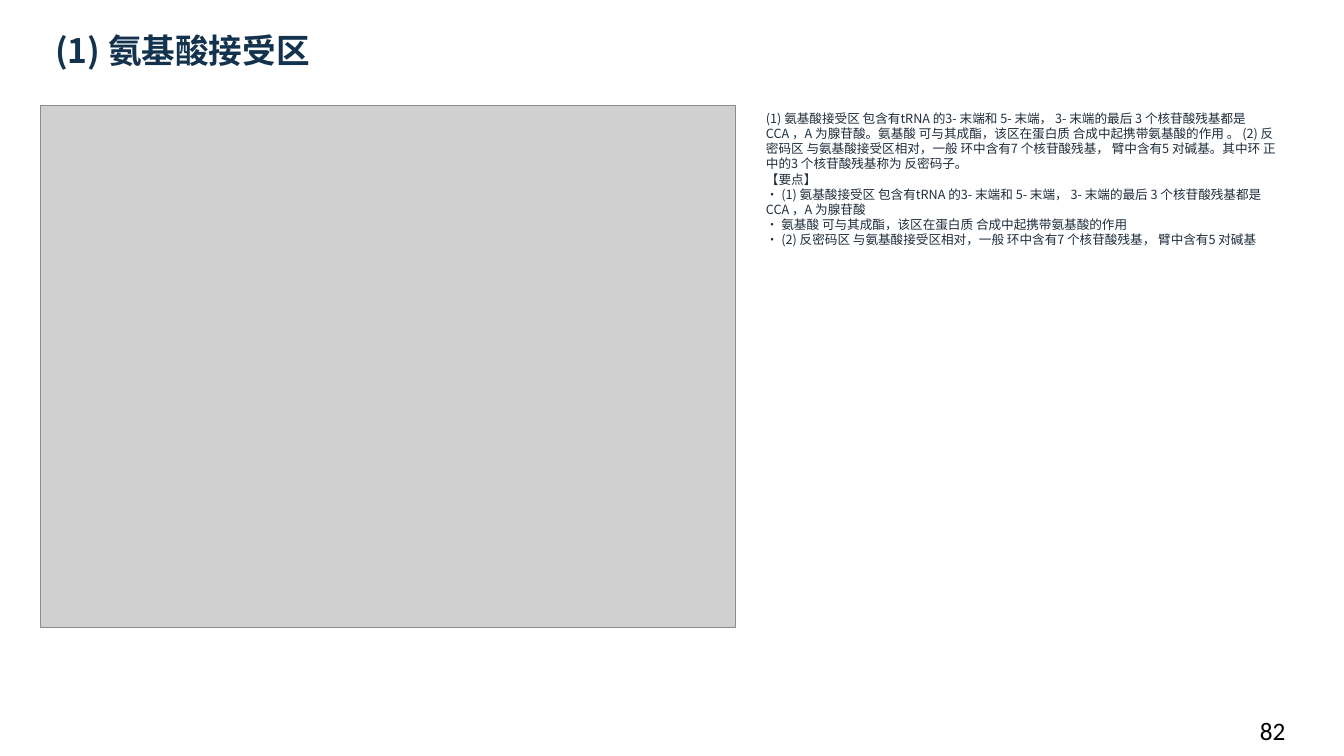
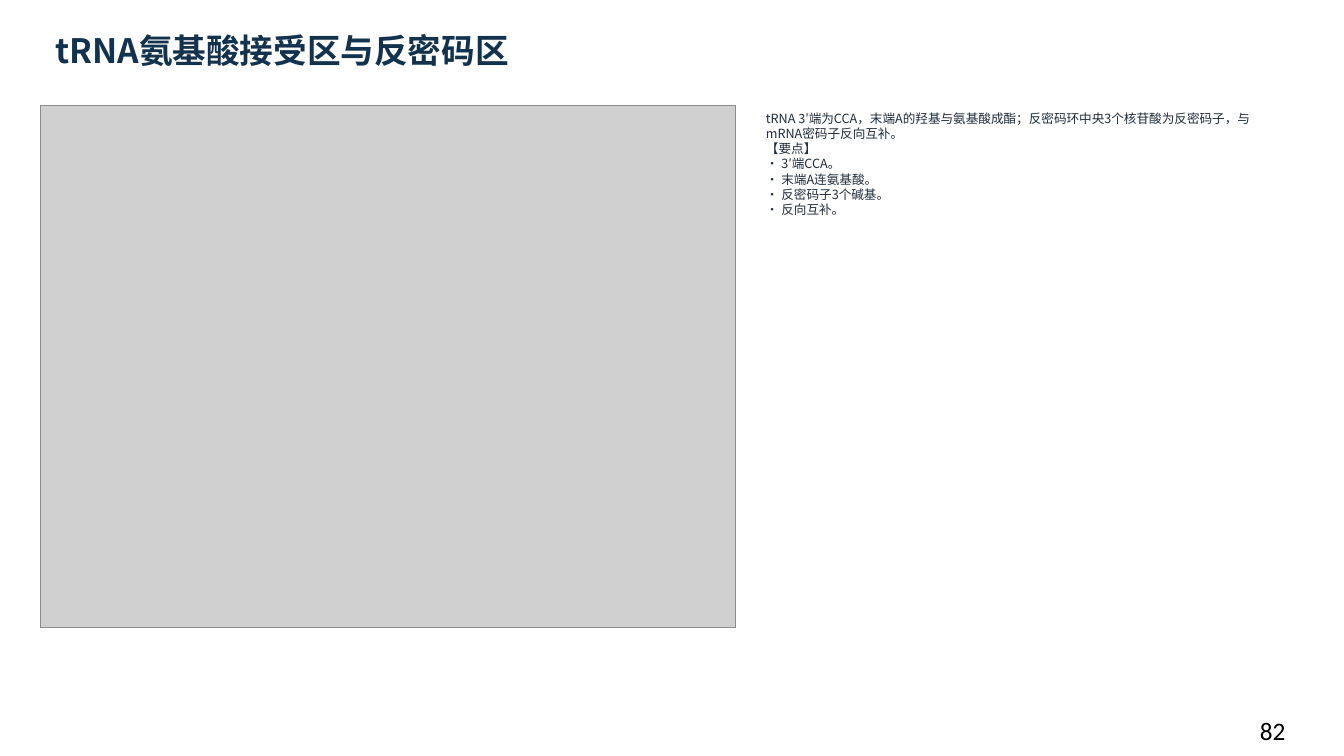
Before and after one commit to newkan-li/Biochemistry, a slide deck: slide 82 of downloads/bc11-ai-style.pptx. Drawn at 1344x756 pixels with LibreOffice and Linux fonts; fonts in the diff are those of the drawing; grey boxes stand for pictures. Boxes give left, top, right and bottom in pixels: in the first picture for what was removed or moved away, otherwise in the second. Text is boxed around its words. In the diff, an @@ line names an element or a change of style, - is before the commit and + after.

```diff
--- a/downloads/bc11-ai-style.pptx
+++ b/downloads/bc11-ai-style.pptx
@@ text at (x1=55, y1=34, x2=508, y2=66): text changed @@
-(1) 氨基酸接受区
+tRNA氨基酸接受区与反密码区
@@ text at (x1=766, y1=112, x2=1250, y2=215): text changed @@
-(1) 氨基酸接受区 包含有tRNA 的3- 末端和 5- 末端， 3- 末端的最后 3 个核苷酸残基都是 CCA ，A 为腺苷酸。氨基酸 可与其成酯，该区在蛋白质 合成中起携带氨基酸的作用 。 (2) 反密码区 与氨基酸接受区相对，一般 环中含有7 个核苷酸残基， 臂中含有5 对碱基。其中环 正中的3 个核苷酸残基称为 反密码子。
-【要点】
-• (1) 氨基酸接受区 包含有tRNA 的3- 末端和 5- 末端， 3- 末端的最后 3 个核苷酸残基都是 CCA ，A 为腺苷酸
-• 氨基酸 可与其成酯，该区在蛋白质 合成中起携带氨基酸的作用
-• (2) 反密码区 与氨基酸接受区相对，一般 环中含有7 个核苷酸残基， 臂中含有5 对碱基
+tRNA 3′端为CCA，末端A的羟基与氨基酸成酯；反密码环中央3个核苷酸为反密码子，与mRNA密码子反向互补。
+【要点】
+• 3′端CCA。
+• 末端A连氨基酸。
+• 反密码子3个碱基。
+• 反向互补。
```
Also in this commit, not shown: 28 other slides changed, 6 other files.
